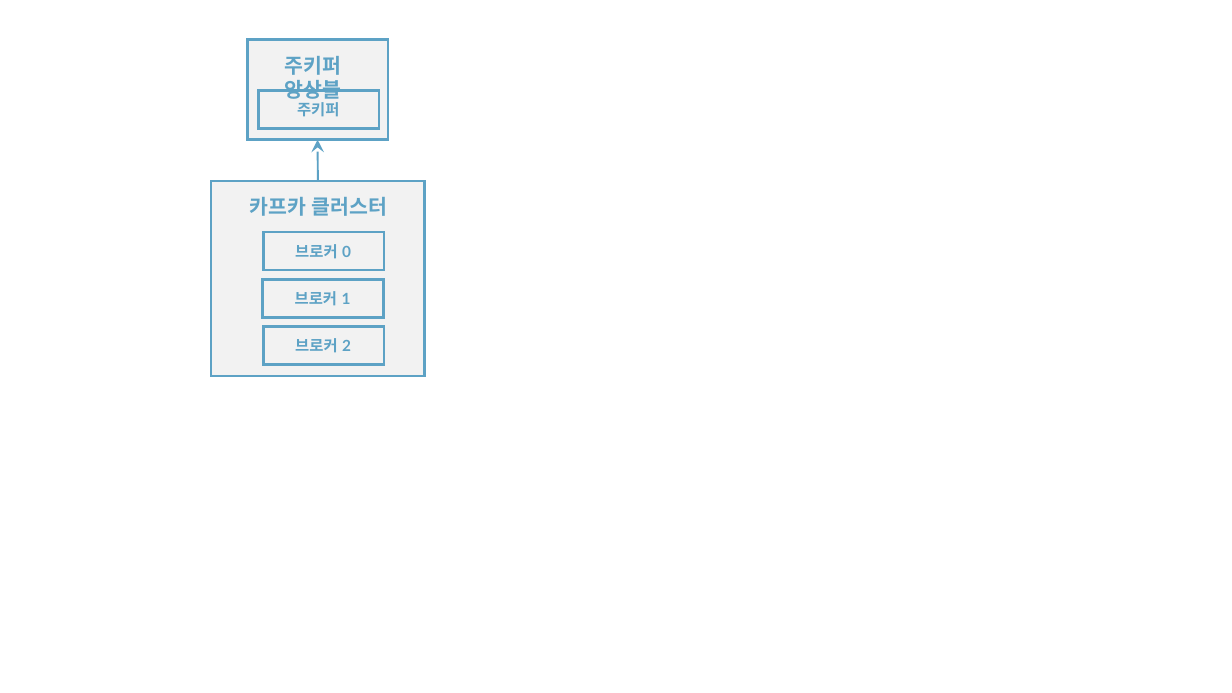
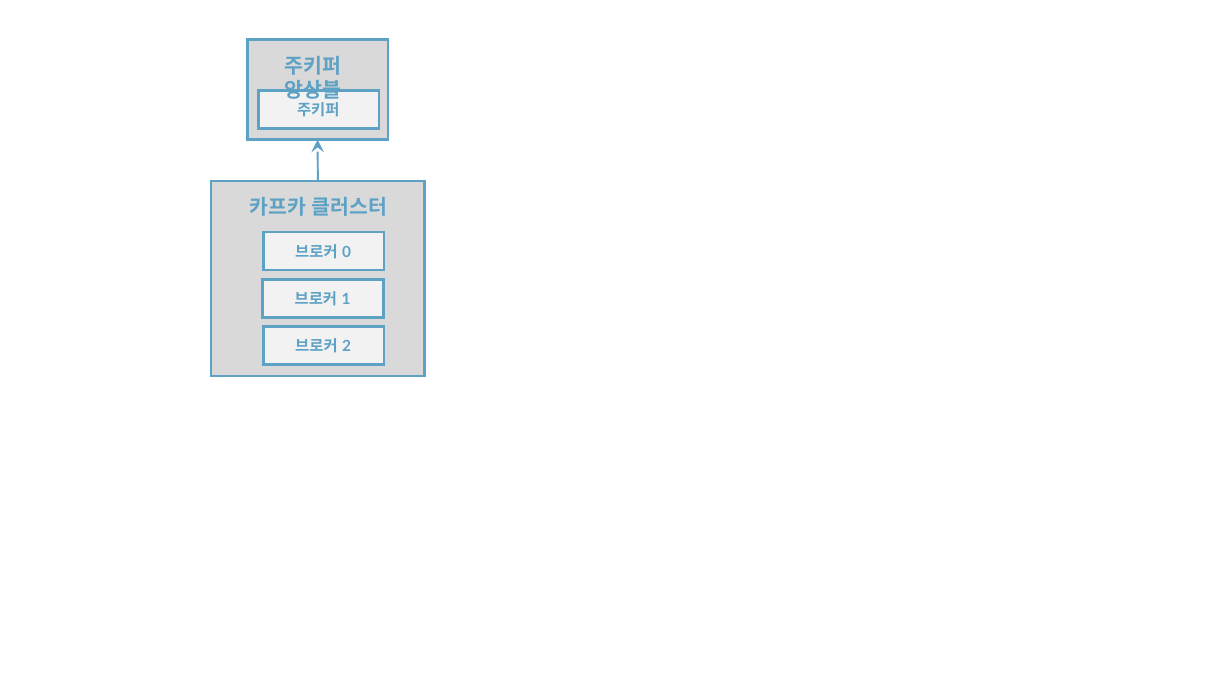
Before and after one commit to rudaks-han/book-summary, a slide deck: slide 11 of 아파치카프카_with자바/ref/프레젠테이션1.pptx. Drawn at 1232x693 pixels with LibreOffice and Linux fonts; fonts in the diff are those of the drawing. Boxes give left, top, right and bottom in pixels: in the first picture for what was removed or moved away, otherwise in the second. Text is boxed around its words. In the diff, an @@ line names an element or a change of style, - is before the commit and + after.

Commit message:
update

```diff
--- a/아파치카프카_with자바/ref/프레젠테이션1.pptx
+++ b/아파치카프카_with자바/ref/프레젠테이션1.pptx
@@ rectangle at box(248, 40, 388, 140): fill #F2F2F2 to #D9D9D9 @@
@@ rectangle at box(211, 181, 424, 376): fill #F2F2F2 to #D9D9D9 @@
@@ fill none to #F2F2F2 in 4 elements at box(259, 91, 380, 128), box(263, 232, 384, 270), box(262, 280, 384, 318), box(263, 326, 384, 364) @@
```
Also in this commit, not shown: 1 slide added.
